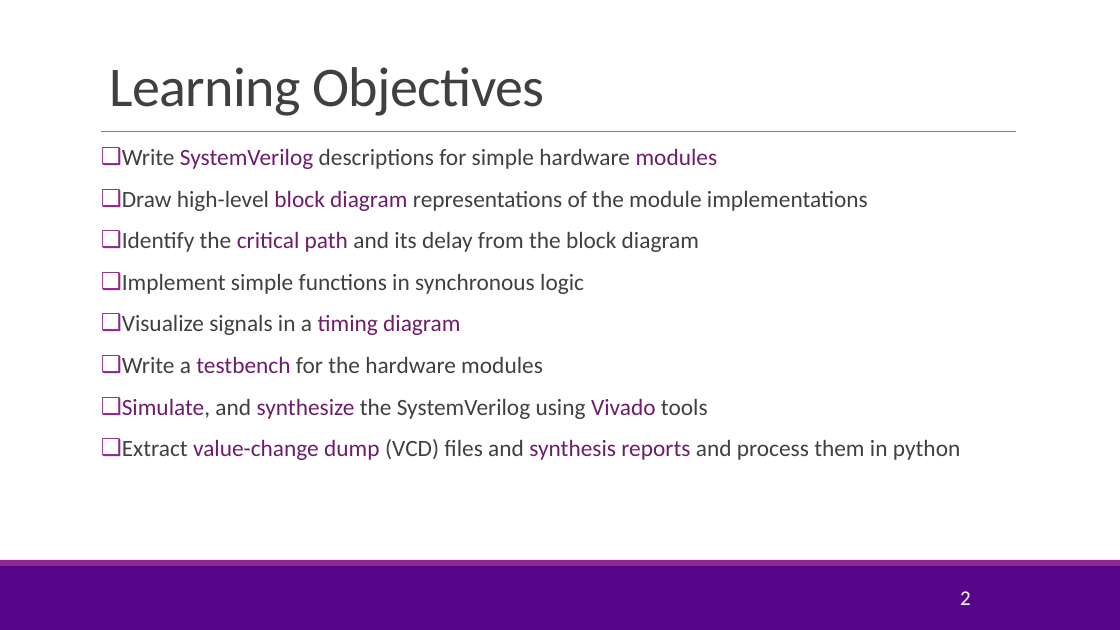
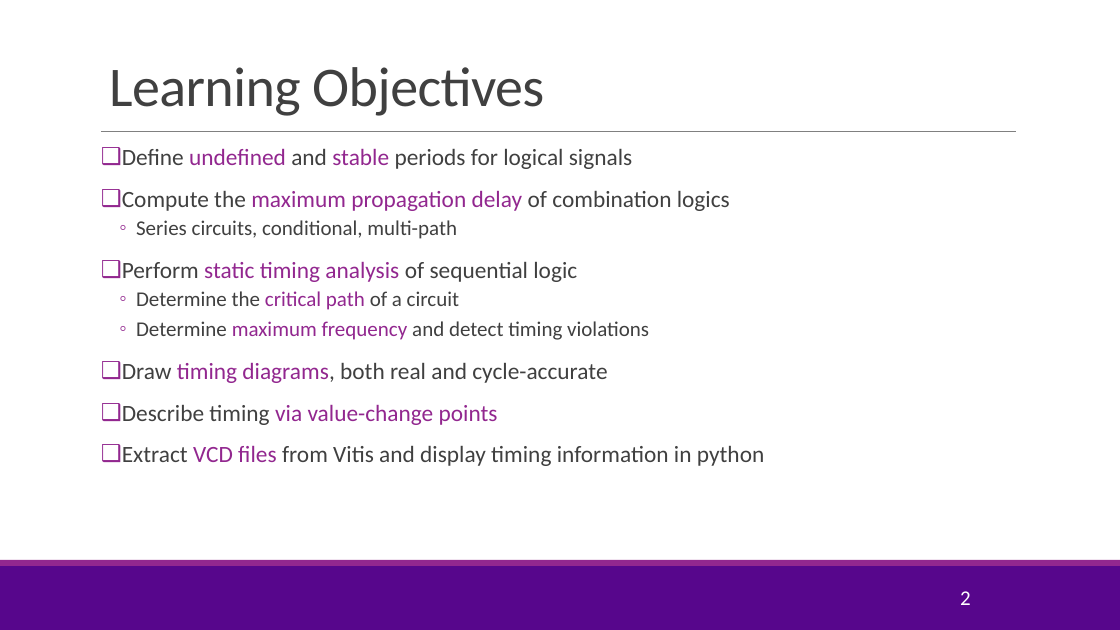
Before and after one commit to tonykorycki/hwdesign, a slide deck: slide 2 of units/unit06_timing/timing.pptx. Drawn at 1120x630 pixels with LibreOffice and Linux fonts; fonts in the diff are those of the drawing; background and template pictures are left out. Boxes give left, top, right and bottom in pixels: in the first picture for what was removed or moved away, otherwise in the second. Text is boxed around its words. In the diff, an @@ line names an element or a change of style, - is before the commit and + after.

```diff
--- a/units/unit06_timing/timing.pptx
+++ b/units/unit06_timing/timing.pptx
@@ text at <box>122,148,765,466</box>: text changed @@
-❑ Write SystemVerilog descriptions for simple hardware modules
-❑ Draw high-level block diagram representations of the module implementations
-❑ Identify the critical path and its delay from the block diagram
-❑ Implement simple functions in synchronous logic
-❑ Visualize signals in a timing diagram
-❑ Write a testbench for the hardware modules
-❑ Simulate, and synthesize the SystemVerilog using Vivado tools
-❑ Extract value-change dump (VCD) files and synthesis reports and process them in python
+❑ Define undefined and stable periods for logical signals
+❑ Compute the maximum propagation delay of combination logics
+  ◦ Series circuits, conditional, multi-path
+❑ Perform static timing analysis of sequential logic
+  ◦ Determine the critical path of a circuit
+  ◦ Determine maximum frequency and detect timing violations
+❑ Draw timing diagrams, both real and cycle-accurate
+❑ Describe timing via value-change points
+❑ Extract VCD files from Vitis and display timing information in python
```
Also in this commit, not shown: 4 slides added, 3 other files.
